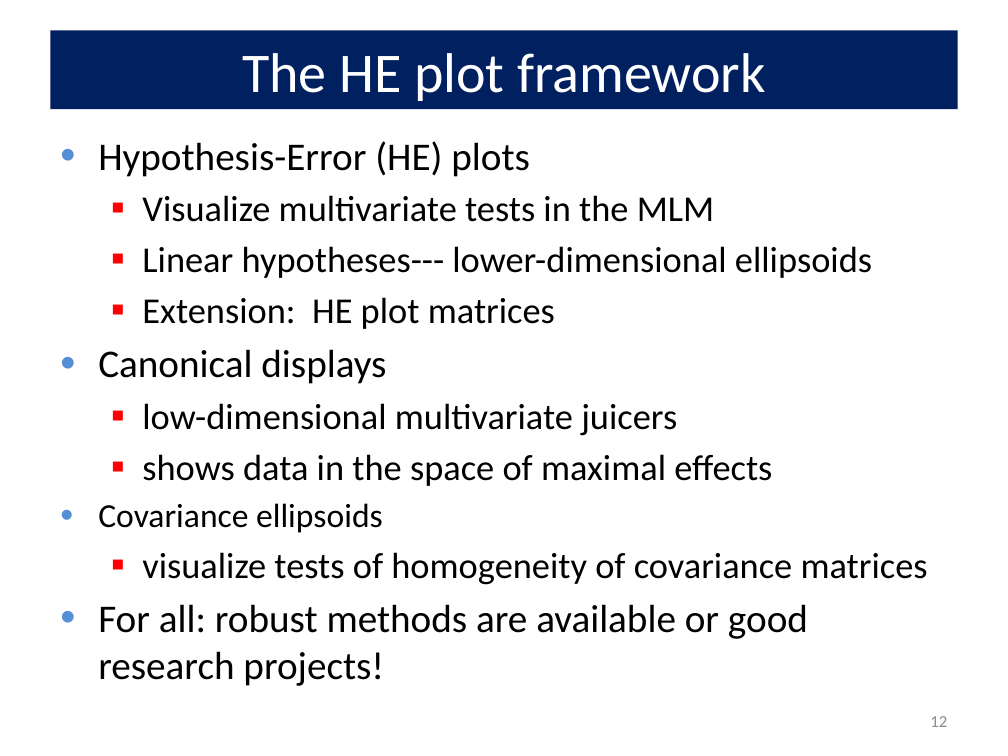
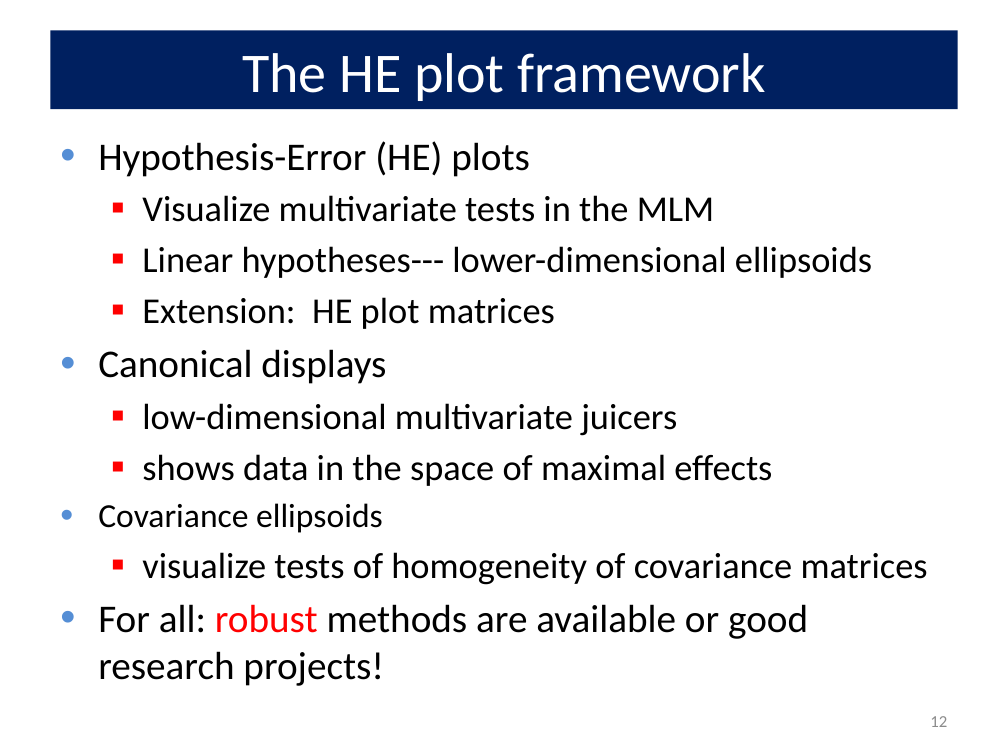
Before and after one commit to friendly/VisMLM-course, a slide deck: slide 12 of docs/lectures/lecture2.pptx. Drawn at 1008x756 pixels with LibreOffice and Linux fonts; fonts in the diff are those of the drawing. Boxes give left, top, right and bottom in pixels: in the first picture for what was removed or moved away, otherwise in the second. Text is boxed around its words. In the diff, an @@ line names an element or a change of style, - is before the commit and + after.

```diff
--- a/docs/lectures/lecture2.pptx
+++ b/docs/lectures/lecture2.pptx
@@ text at (98,604,808,686): text colour #000000 to #FF0000 in "robust" @@
```
Also in this commit, not shown: 6 other slides changed, 22 other files.
